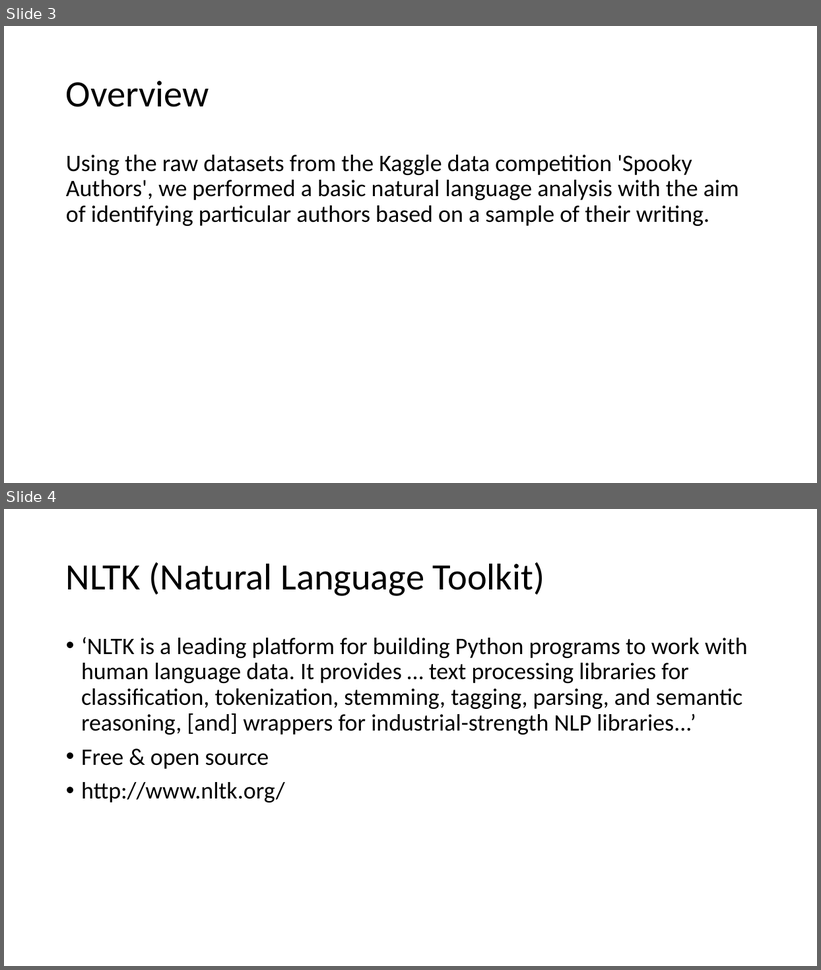
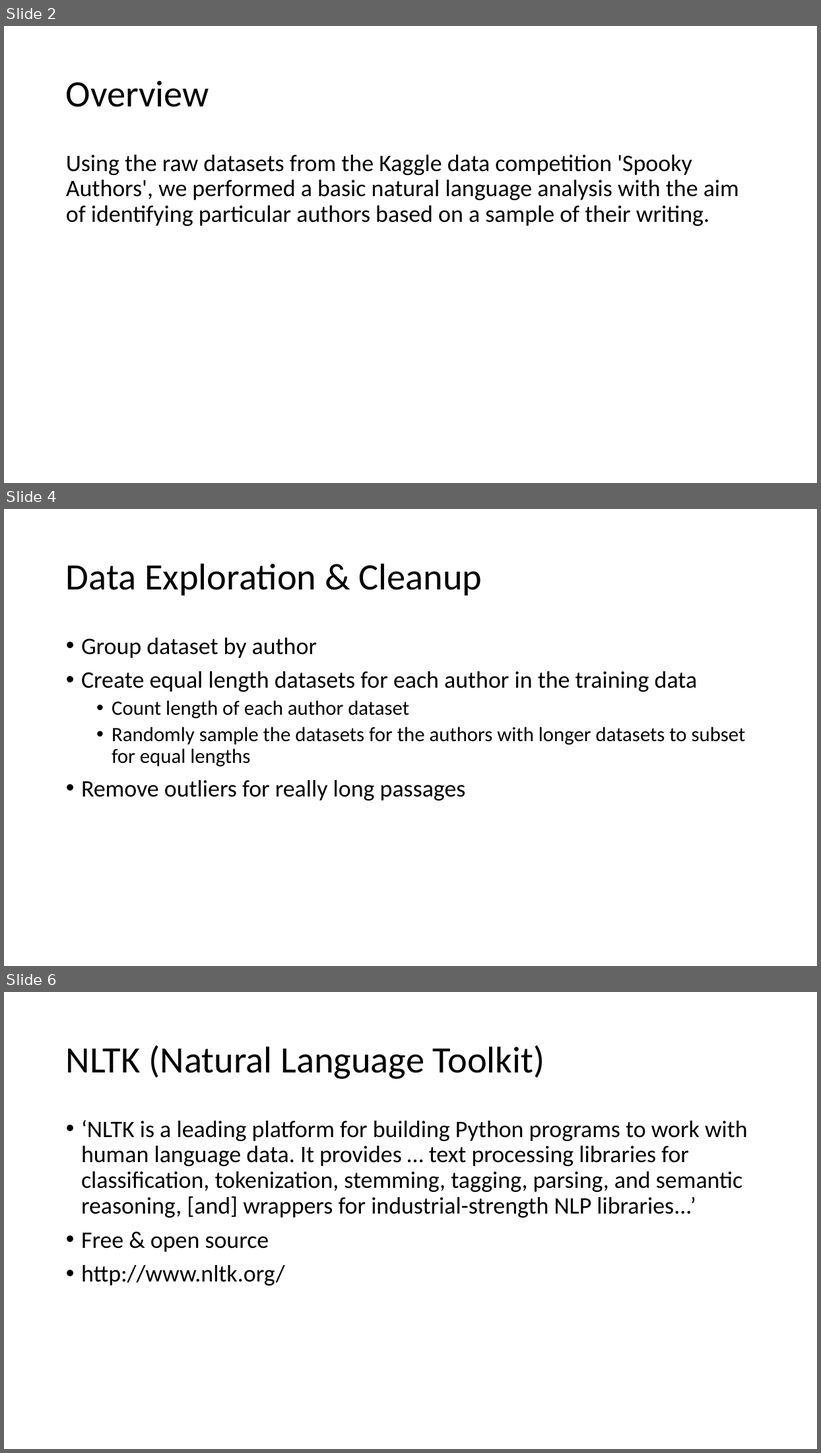
Before and after one commit to kblevins/predictive-author-id, a slide deck: Predictive_Author_Presentation.pptx. Shown one above the other, each under a label of ours: slides 3 and 4 before the commit, slides 2, 4 and 6 after it; the slides between them are not shown. The pictures are 821x970 and 821x1453 pixels, drawn with LibreOffice and Linux fonts; fonts in the diff are those of the drawing. Boxes give left, top, right and bottom in pixels: in the first picture for what was removed or moved away, otherwise in the second. Text is boxed around its words. In the diff, an @@ line names an element or a change of style, - is before the commit and + after.

```diff
--- a/Predictive_Author_Presentation.pptx
+++ b/Predictive_Author_Presentation.pptx
@@ slide 4 added at <box>4,509,817,966</box>, background #FFFFFF @@
@@ title added at <box>66,563,482,595</box>, 44 pt, text #000000 @@
+Data Exploration & Cleanup
@@ text added at <box>81,638,746,801</box>, 28 pt, text #000000 @@
+• Group dataset by author
+• Create equal length datasets for each author in the training data
+  • Count length of each author dataset
+  • Randomly sample the datasets for the authors with longer datasets to subset for equal lengths
+• Remove outliers for really long passages
@@ what was slide 3 is now slide 2 @@
@@ what was slide 4 is now slide 6 @@
```
Also in this commit, not shown: 1 slide changed, 2 other slides added, 1 slide removed, 3 other files.
